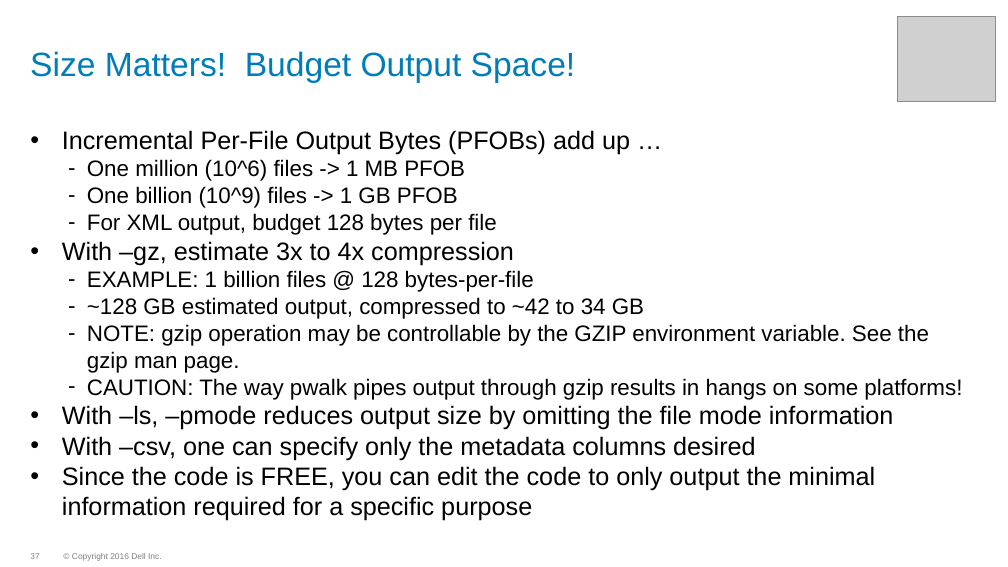
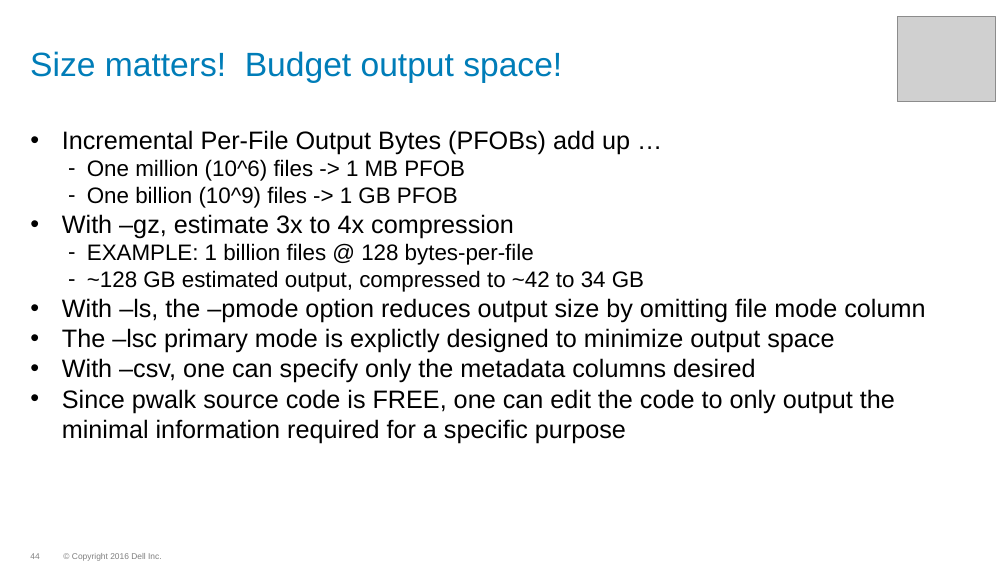
Before and after one commit to WhizBob/pwalk, a slide deck: slide 44 of doc/pwalk_slides.pptx (slide 37 before the commit). Drawn at 1008x567 pixels with LibreOffice and Linux fonts; fonts in the diff are those of the drawing; grey boxes stand for pictures; background and template pictures are left out. Boxes give left, top, right and bottom in pixels: in the first picture for what was removed or moved away, otherwise in the second. Text is boxed around its words. In the diff, an @@ line names an element or a change of style, - is before the commit and + after.

```diff
--- a/doc/pwalk_slides.pptx
+++ b/doc/pwalk_slides.pptx
@@ title at box(30, 51, 562, 83): text changed @@
-Size Matters! Budget Output Space!
+Size matters! Budget output space!
@@ text at box(87, 213, 497, 235): paragraph removed @@
-  – For XML output, budget 128 bytes per file
@@ text at box(62, 298, 925, 353): text changed; size 16 to 18 pt @@
-  – NOTE: gzip operation may be controllable by the GZIP environment variable. See the gzip man page.
-  – CAUTION: The way pwalk pipes output through gzip results in hangs on some platforms!
-• With –ls, –pmode reduces output size by omitting the file mode information
+• With –ls, the –pmode option reduces output size by omitting file mode column
+• The –lsc primary mode is explictly designed to minimize output space
@@ text at box(62, 389, 895, 444): text changed @@
-• Since the code is FREE, you can edit the code to only output the minimal information required for a specific purpose
+• Since pwalk source code is FREE, one can edit the code to only output the minimal information required for a specific purpose
@@ page number at box(30, 553, 39, 559): text changed @@
-37
+44
```
Also in this commit, not shown: 17 other slides changed, 8 slides added, 11 other files.
